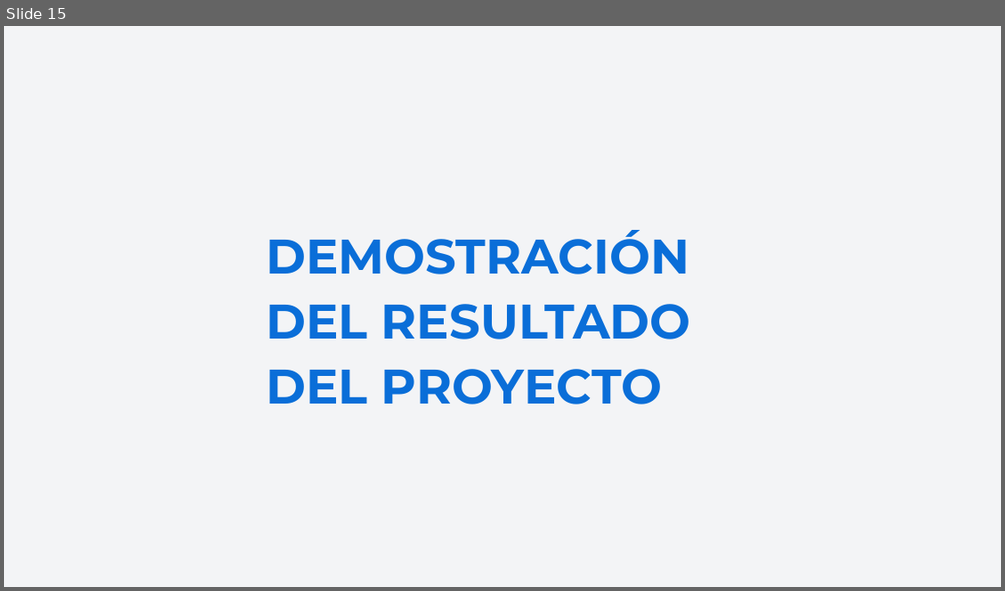
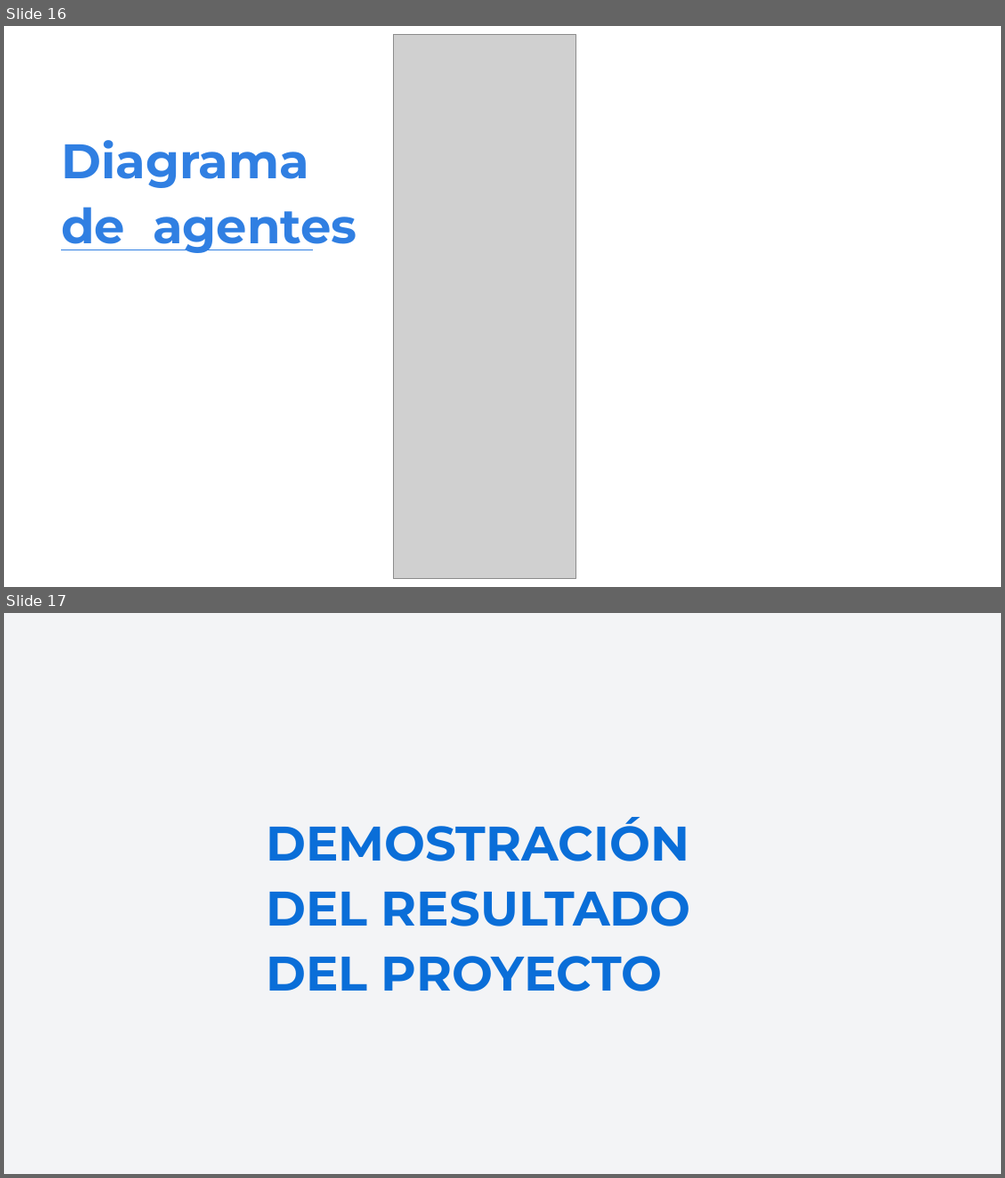
Before and after one commit to Wachitugo/Capstone, a slide deck: Fase 3/Presentación final.pptx. Shown one above the other, each under a label of ours: slide 15 before the commit, slides 16 and 17 after it. The pictures are 1005x591 and 1005x1178 pixels, drawn with LibreOffice and Linux fonts; fonts in the diff are those of the drawing; grey boxes stand for pictures. Boxes give left, top, right and bottom in pixels: in the first picture for what was removed or moved away, otherwise in the second. Text is boxed around its words. In the diff, an @@ line names an element or a change of style, - is before the commit and + after.

```diff
--- a/Fase 3/Presentación final.pptx
+++ b/Fase 3/Presentación final.pptx
@@ slide 16 added at (4, 26, 1001, 587), background #FFFFFF @@
@@ picture added at (393, 35, 575, 579) @@
@@ text added at (61, 140, 357, 253), 70 pt, text #307FE2, bold @@
+Diagrama
+de agentes
@@ line added from (61, 249) to (313, 249), #307FE2 1.5 pt @@
@@ what was slide 15 is now slide 17 @@
```
Also in this commit, not shown: 9 slides changed, 1 other slide added, 1 other file.
